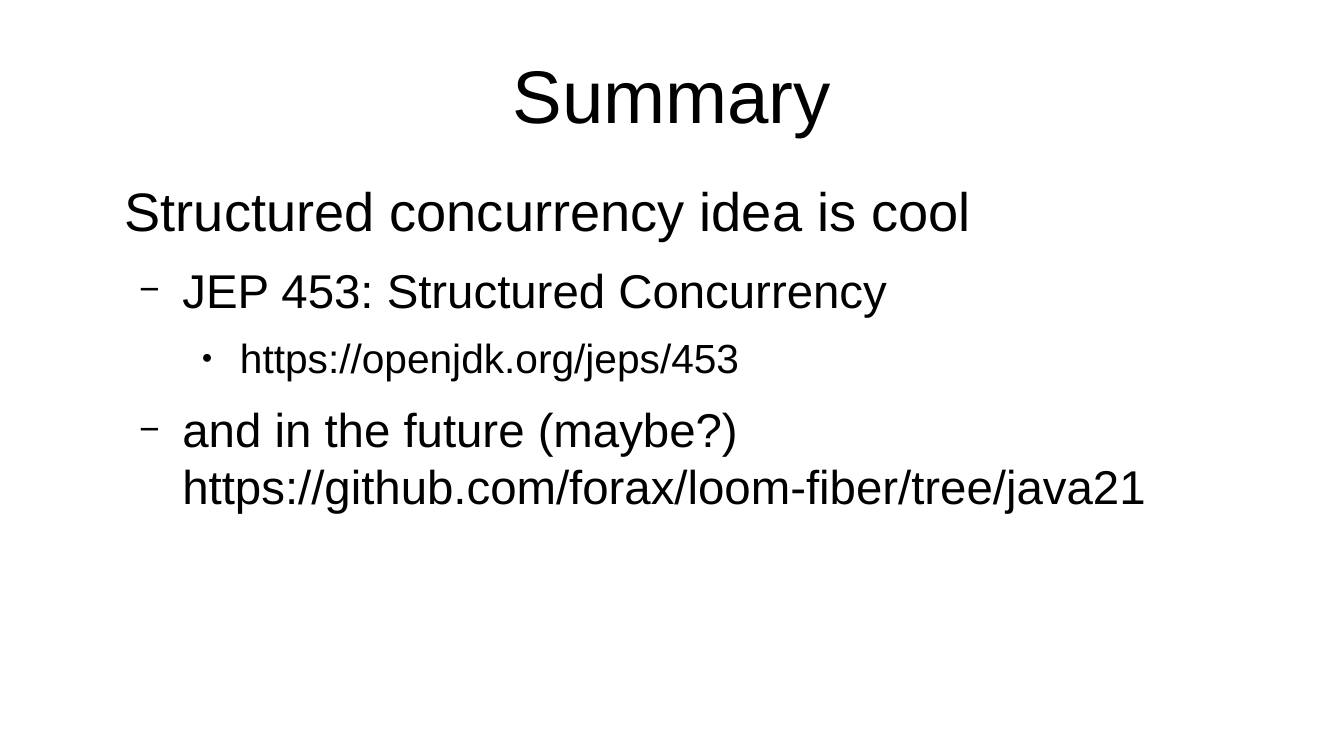
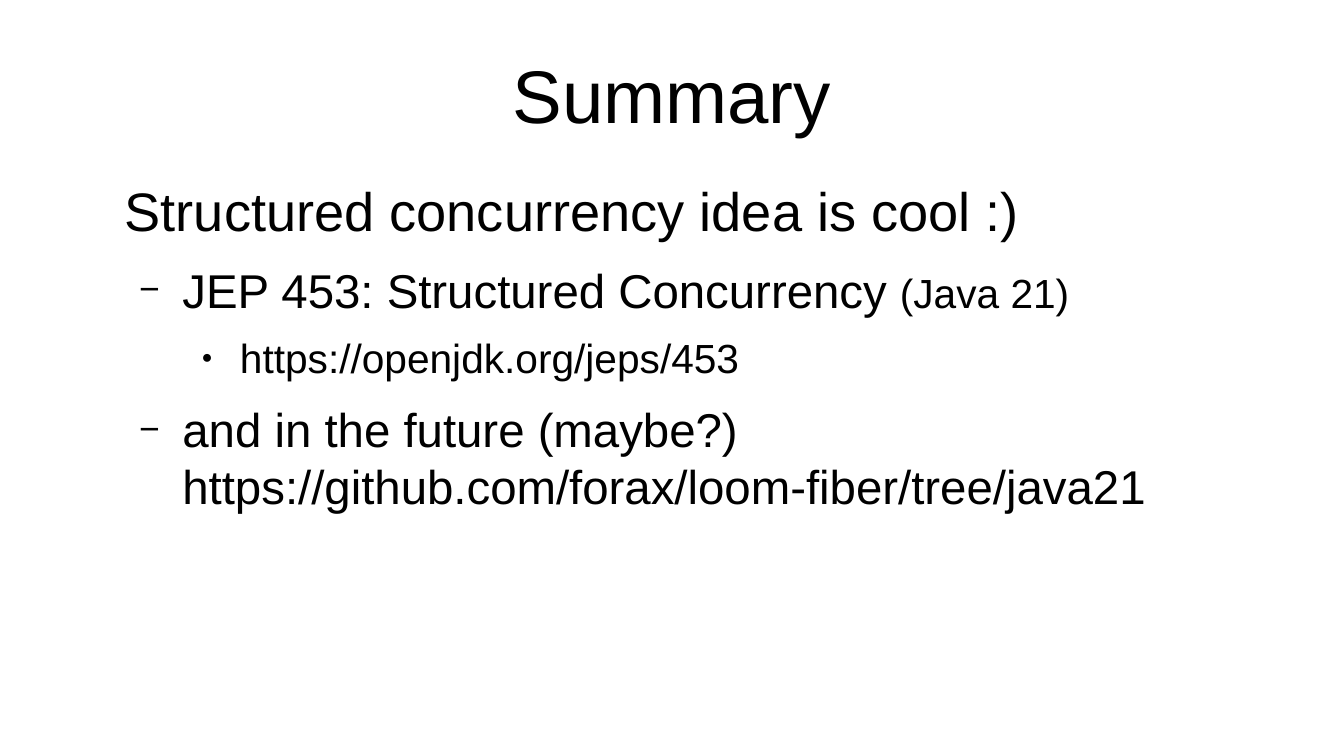
Before and after one commit to forax/loom-fiber, a slide deck: slide 37 of scoop about scopes.odp. Drawn at 1344x756 pixels with LibreOffice and Linux fonts; fonts in the diff are those of the drawing. Boxes give left, top, right and bottom in pixels: in the first picture for what was removed or moved away, otherwise in the second. Text is boxed around its words. In the diff, an @@ line names an element or a change of style, - is before the commit and + after.

```diff
--- a/scoop about scopes.odp
+++ b/scoop about scopes.odp
@@ text at [125, 191, 1070, 318]: text changed @@
-Structured concurrency idea is cool
-  − JEP 453: Structured Concurrency
+Structured concurrency idea is cool :)
+  − JEP 453: Structured Concurrency (Java 21)
```
Also in this commit, not shown: 4 other slides changed, 1 other file.
